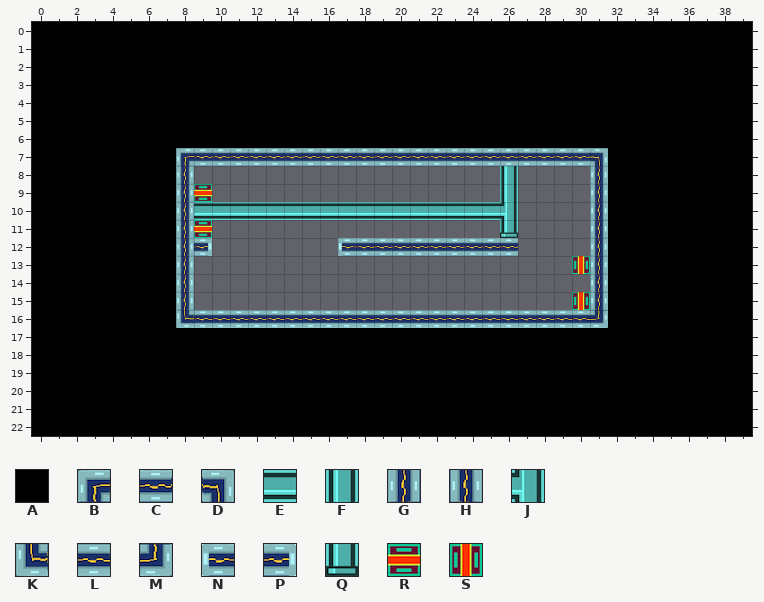
Two states of a Tiled map, core/assets/level_4-1.tmx. The first picture shows the starting point.
Cells are 32x32 px. Shown: x 0..39, y 0..22.
Key: from "tileset": A 1, B 96, C 97, D 98, E 100, F 104, G 128, H 130, J 132, K 160, L 161, M 162, N 163, P 164, Q 167, R 225, S 227.
_ is an empty cell, # one hidden under a higher layer.
Layer "background" before, first column x 3:
 1 _______________________#____
 2 _______________________#____
 3 ########################____
 4 _______________________#____
 5 _______________________#____
 6 _______________________#____
 7 _______________________#____
 8 _____#_________________F____
 9 _____#_________________F____
10 _____#EEEEEEEEEEEEEEEEEJ____
11 _____#_________________Q____
12 ____________________________
13 ____________________________
14 ____________________________
15 ____________________________
16 ___________________#___#____
17 _______________________#____
18 _______________________#____
Layer "platforms" before, first column x 0:
 0 AAAAAAAAAAAAAAAAAAAAAAAAAAAAAAAAAAAAAAAA
 1 AAAAAAAAAAAAAAAAAAAAAAAAAAAAAAAAAAAAAAAA
 2 AAAAAAAAAAAAAAAAAAAAAAAAAAAAAAAAAAAAAAAA
 3 AAAAAAAAAAAAAAAAAAAAAAAAAAAAAAAAAAAAAAAA
 4 AAAAAAAAAAAAAAAAAAAAAAAAAAAAAAAAAAAAAAAA
 5 AAAAAAAAAAAAAAAAAAAAAAAAAAAAAAAAAAAAAAAA
 6 AAAAAAAAAAAAAAAAAAAAAAAAAAAAAAAAAAAAAAAA
 7 AAAAAAAABCCCCCCCCCCCCCCCCCCCCCCDAAAAAAAA
 8 AAAAAAAAG______________________HAAAAAAAA
 9 AAAAAAAAGR_____________________HAAAAAAAA
10 AAAAAAAAG______________________HAAAAAAAA
11 AAAAAAAAGR_____________________HAAAAAAAA
12 AAAAAAAAGP_______NCCCCCCCCC____HAAAAAAAA
13 AAAAAAAAG_____________________SHAAAAAAAA
14 AAAAAAAAG______________________HAAAAAAAA
15 AAAAAAAAG_____________________SHAAAAAAAA
16 AAAAAAAAKLLLLLLLLLLLLLLLLLLLLLLMAAAAAAAA
17 AAAAAAAAAAAAAAAAAAAAAAAAAAAAAAAAAAAAAAAA
18 AAAAAAAAAAAAAAAAAAAAAAAAAAAAAAAAAAAAAAAA
19 AAAAAAAAAAAAAAAAAAAAAAAAAAAAAAAAAAAAAAAA
20 AAAAAAAAAAAAAAAAAAAAAAAAAAAAAAAAAAAAAAAA
21 AAAAAAAAAAAAAAAAAAAAAAAAAAAAAAAAAAAAAAAA
22 AAAAAAAAAAAAAAAAAAAAAAAAAAAAAAAAAAAAAAAA
The same view after the edit:
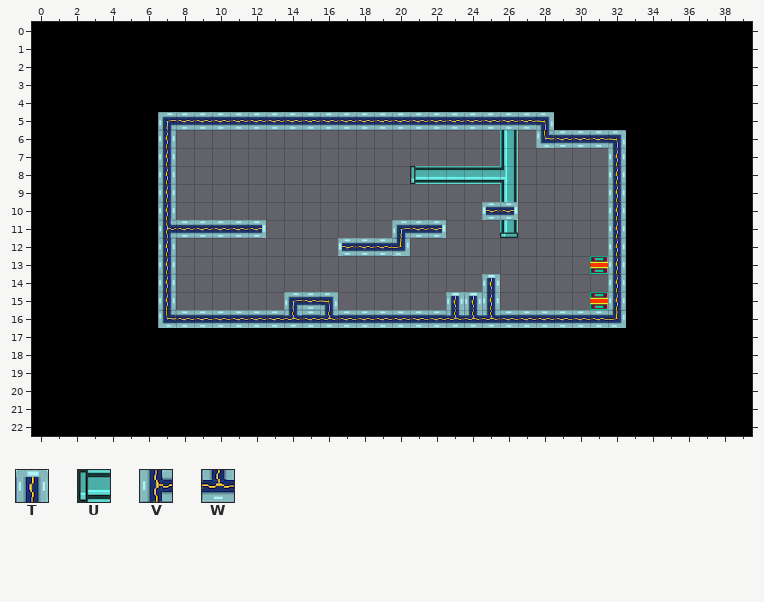
Further tiles: from "tileset": T 35, U 134, V 192, W 226.
Difference:
Layer "background":
Tile J gives way to one hidden under a higher layer in row 10 at x 26.
The edit adds tile E in row 8 at x 22 to 25.
Tile F gives way to tile J in row 8 at x 26.
The edit adds tile U in row 8 at x 21.
The edit erases the tile that lay hidden in rows 8 to 10 at x 8.
The edit erases tile E in row 10 at x 9 to 25.
Layer "platforms":
Tile A gives way to tile B in row 5 at x 7.
The edit adds tile B in row 11 at x 20; in row 15 at x 14.
Tile A gives way to tile C in row 5 at x 8 to 27; in row 6 at x 29 to 31.
Tile G gives way to tile C in row 11 at x 8.
Tile R gives way to tile C in row 11 at x 9.
The edit adds tile C in row 11 at x 10 to 11 and 21; in row 15 at x 15.
Tile A gives way to tile D in row 5 at x 28; in row 6 at x 32.
The edit adds tile D in row 15 at x 16.
Tile A gives way to tile G in row 6 at x 7; in rows 7 to 10 at x 7 and 32; in row 11 at x 32; in rows 12 to 15 at x 7 and 32.
The edit adds tile H in row 15 at x 25.
Tile A gives way to tile K in row 6 at x 28; in row 16 at x 7.
Tile K gives way to tile L in row 16 at x 8.
Tile M gives way to tile L in row 16 at x 31.
Tile A gives way to tile M in row 16 at x 32.
Tile C gives way to tile M in row 12 at x 20.
The edit adds tile N in row 10 at x 25.
The edit adds tile P in row 10 at x 26; in row 11 at x 12 and 22.
Tile H gives way to tile R in row 13 at x 31; in row 15 at x 31.
The edit adds tile T in row 14 at x 25; in row 15 at x 23 to 24.
Tile A gives way to tile V in row 11 at x 7.
Tile L gives way to tile W in row 16 at x 14, 16 and 23 to 25.
The edit erases tile A in row 6 at x 8 to 27.
The edit erases tile B in row 7 at x 8.
The edit erases tile C in row 7 at x 9 to 30; in row 12 at x 21 to 26.
The edit erases tile D in row 7 at x 31.
The edit erases tile G in rows 8 to 10 at x 8; in rows 12 to 15 at x 8.
The edit erases tile H in rows 8 to 12 at x 31; in row 14 at x 31.
The edit erases tile P in row 12 at x 9.
The edit erases tile R in row 9 at x 9.
The edit erases tile S in row 13 at x 30; in row 15 at x 30.
Where, in picture pixels (left, top, right, bottom), the same in both pictures:
changed: (158, 112, 626, 328)
